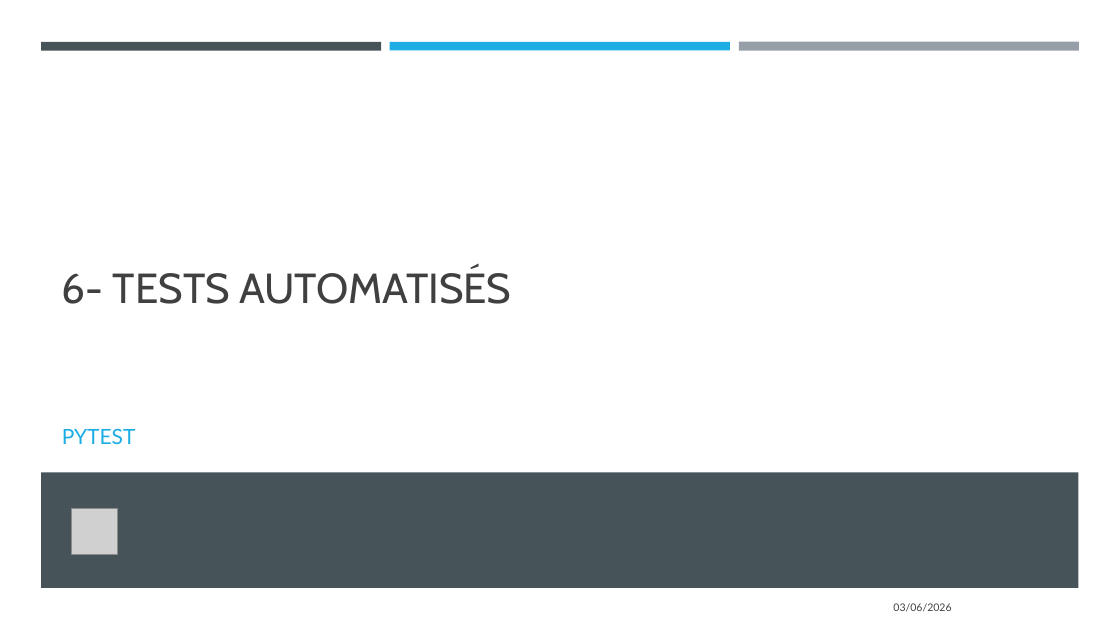
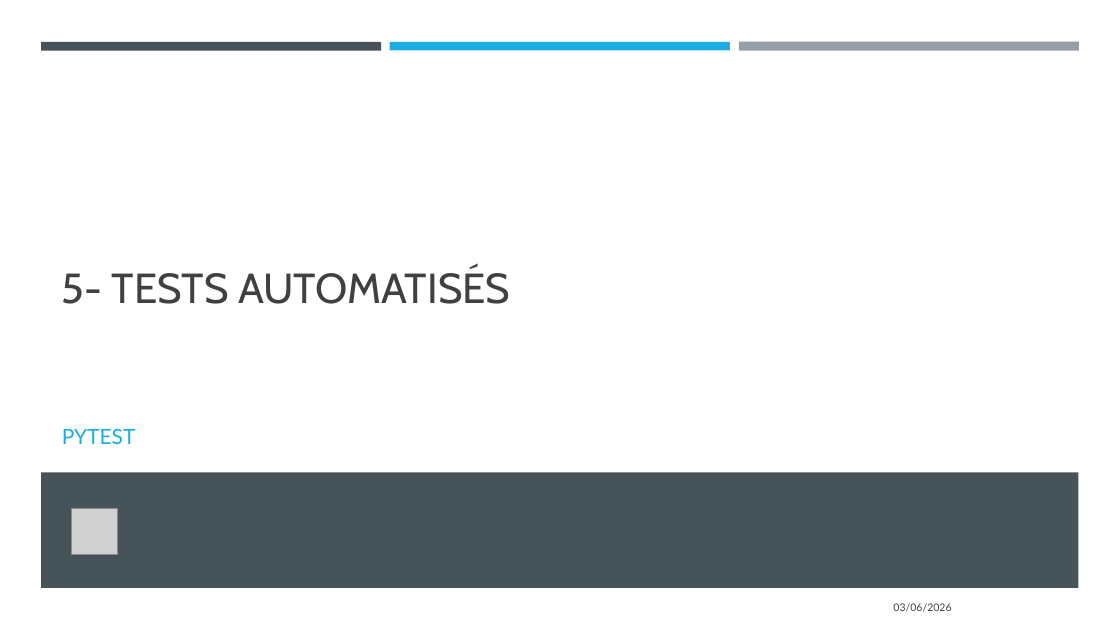
Before and after one commit to Sebules/Project_5_OpenClassrooms_Data_Engineer, a slide deck: slide 13 of ulesie_sebastien_2_presentation_062026.pptx (slide 15 before the commit). Drawn at 1120x630 pixels with LibreOffice and Linux fonts; fonts in the diff are those of the drawing; grey boxes stand for pictures. Boxes give left, top, right and bottom in pixels: in the first picture for what was removed or moved away, otherwise in the second. Text is boxed around its words. In the diff, an @@ line names an element or a change of style, - is before the commit and + after.

```diff
--- a/ulesie_sebastien_2_presentation_062026.pptx
+++ b/ulesie_sebastien_2_presentation_062026.pptx
@@ title at [62, 268, 510, 304]: text changed @@
-6- TESTS AUTOMATISÉS
+5- TESTS AUTOMATISÉS
```
Also in this commit, not shown: 1 other slide changed, 2 slides removed, 3 other files.
